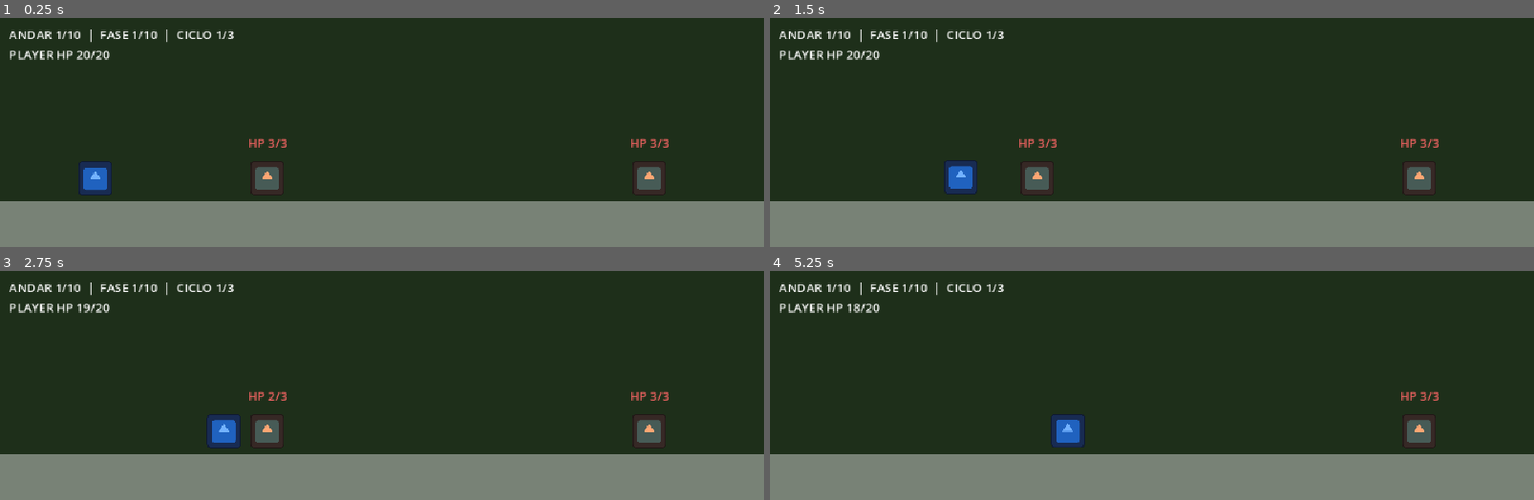
Above: before the commit, frames 1-4 (two rows, left to right).
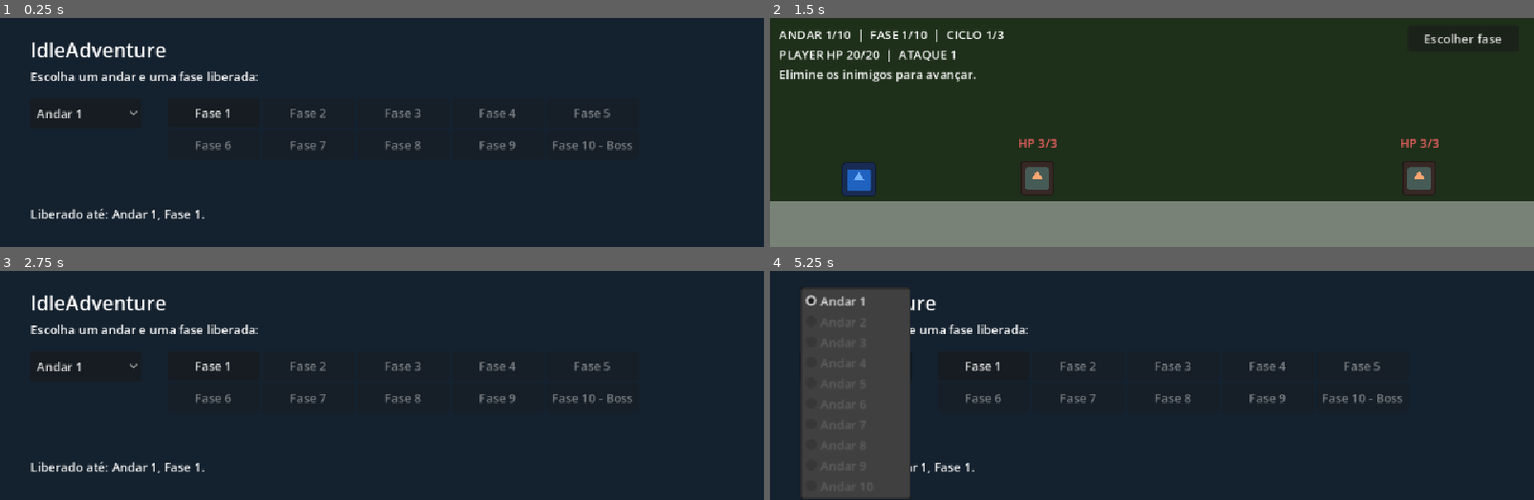
Above: after the commit, the same moments.

Repository: LucasSMFerreira/IdleAdventure
Game: Godot game, scene res://scenes/menu.tscn
Same seed, same stepped clock (60 frames per second), same inputs: the game is played once before the commit and once after it. Before the commit the project starts from res://scenes/main.tscn. The engine's default icon, where the game draws it, is replaced by a stand-in: a white triangle on a blue panel in a dark square.
Inputs (mouse positions are in pixels of both pictures, inside the frame that each line leads up to):
- Up to frame 1 (0.25 s): no input
- Up to frame 2 (1.5 s): click (854, 114) at 0.5 s, where only the run after the commit has a clickable "Andar 1"; click (983, 111) at 1.25 s, where only the run after the commit has a clickable "Fase 1"
- Up to frame 3 (2.75 s): click (695, 291) at 2 s, where only the run after the commit has a clickable "Escolher fase"
- Up to frame 4 (5.25 s): click (854, 367) at 2.75 s, where only the run after the commit has a clickable "Andar 1"; click (983, 364) at 3.5 s, where only the run after the commit has a clickable "Fase 1"; click (1465, 291) at 4.25 s, where only the run after the commit has a clickable "Escolher fase"; click (854, 367) at 5 s, where only the run after the commit has a clickable "Andar 1"

The runs differ from the first frame. In frame 1, 26% of the frame differs, in the area x 0-100%, y 5-100%; in frame 2, 2.3%; in frame 3, 26%; in frame 4, 34%.

Commit message:
Adiciona bosses e escolha de fases

Diff:
--- a/project.godot
+++ b/project.godot
@@ -11,9 +11,13 @@
 [application]
 
 config/name="IdleAdventure"
-run/main_scene="res://scenes/main.tscn"
+run/main_scene="res://scenes/menu.tscn"
 config/features=PackedStringArray("4.7", "Forward Plus")
 config/icon="res://scenes/icon.svg"
+
+[autoload]
+
+EstadoJogo="*res://scripts/estado_jogo.gd"
 
 [display]
 
--- a/scenes/enemy.gd
+++ b/scenes/enemy.gd
@@ -6,27 +6,39 @@
 var vida_maxima = 3
 var vida_atual = vida_maxima
 var dano = 1
+var tipo = "normal"
+var cor_base = Color(1, 0.65, 0.45)
+var escala_base = 0.35
 var alvo: Player
 
 @onready var visual: Sprite2D = $Sprite2D
 @onready var texto_vida: Label = $Vida
 @onready var tempo_ataque: Timer = $TempoAtaque
 
-func configurar(nova_vida: int, novo_dano: int):
+func configurar(nova_vida: int, novo_dano: int, novo_tipo: String = "normal"):
 	vida_maxima = nova_vida
 	vida_atual = nova_vida
 	dano = novo_dano
+	tipo = novo_tipo
+	if tipo == "mini":
+		cor_base = Color(0.75, 0.5, 1)
+		escala_base = 0.45
+	elif tipo == "boss":
+		cor_base = Color(1, 0.85, 0.25)
+		escala_base = 0.55
 
 func _ready():
+	visual.modulate = cor_base
+	visual.scale = Vector2(escala_base, escala_base)
 	_atualizar_vida()
 
-func receber_dano(dano: int):
+func receber_dano(valor: int):
 	if vida_atual == 0:
 		return
-	vida_atual = maxi(vida_atual - dano, 0)
+	vida_atual = maxi(vida_atual - valor, 0)
 	_atualizar_vida()
 	visual.modulate = Color(1, 0.25, 0.25)
-	create_tween().tween_property(visual, "modulate", Color(1, 0.65, 0.45), 0.3)
+	create_tween().tween_property(visual, "modulate", cor_base, 0.3)
 	if vida_atual == 0:
 		tempo_ataque.stop()
 		var saida = create_tween()
@@ -47,8 +59,9 @@
 func _atacar():
 	if vida_atual > 0 and is_instance_valid(alvo) and not alvo.derrotado:
 		atacou.emit(alvo, dano)
-		visual.scale = Vector2(0.42, 0.42)
-		create_tween().tween_property(visual, "scale", Vector2(0.35, 0.35), 0.2)
+		visual.scale = Vector2(escala_base + 0.07, escala_base + 0.07)
+		create_tween().tween_property(visual, "scale", Vector2(escala_base, escala_base), 0.2)
 
 func _atualizar_vida():
-	texto_vida.text = "HP %d/%d" % [vida_atual, vida_maxima]
+	var nome = "MINI BOSS " if tipo == "mini" else ("BOSS " if tipo == "boss" else "")
+	texto_vida.text = "%sHP %d/%d" % [nome, vida_atual, vida_maxima]
--- a/scenes/main.gd
+++ b/scenes/main.gd
@@ -7,6 +7,7 @@
 @onready var ground: ColorRect = $Ground
 @onready var texto_fase: Label = $Interface/Fase
 @onready var texto_player: Label = $Interface/VidaPlayer
+@onready var objetivo: Label = $Interface/Objetivo
 @onready var reinicio: Timer = $Reinicio
 
 var andar_atual = 1
@@ -17,6 +18,9 @@
 var torre_concluida = false
 
 func _ready():
+	andar_atual = EstadoJogo.andar_escolhido
+	fase_atual = EstadoJogo.fase_escolhida
+	player.configurar_melhorias(EstadoJogo.maior_fase_liberada)
 	_on_player_vida_mudou(player.vida_atual, player.vida_maxima)
 	_criar_onda()
 
@@ -28,22 +32,24 @@
 		_avancar.call_deferred()
 
 func _avancar():
-	if andar_atual == Progressao.TOTAL_ANDARES and fase_atual == Progressao.FASES_POR_ANDAR and ciclo_atual == Progressao.CICLOS_POR_FASE:
-		torre_concluida = true
-		player.velocidade = 0.0
-		texto_fase.text = "TORRE CONCLUÍDA!  |  %d ANDARES" % Progressao.TOTAL_ANDARES
-		return
 	if ciclo_atual < Progressao.CICLOS_POR_FASE:
 		ciclo_atual += 1
 		player.curar(4)
 	else:
+		EstadoJogo.liberar_proxima(andar_atual, fase_atual)
+		if andar_atual == Progressao.TOTAL_ANDARES and fase_atual == Progressao.FASES_POR_ANDAR:
+			torre_concluida = true
+			player.velocidade = 0.0
+			texto_fase.text = "TORRE CONCLUÍDA!  |  %d ANDARES" % Progressao.TOTAL_ANDARES
+			objetivo.text = "Você venceu o último boss."
+			return
 		ciclo_atual = 1
 		if fase_atual < Progressao.FASES_POR_ANDAR:
 			fase_atual += 1
 		else:
 			fase_atual = 1
 			andar_atual += 1
-		player.curar(player.vida_maxima)
+		player.configurar_melhorias(EstadoJogo.maior_fase_liberada)
 	player.position = Vector2(100, 210)
 	_criar_onda()
 	trocando_ciclo = false
@@ -53,24 +59,38 @@
 	var cor = Color.from_hsv(float((andar_atual + 2) % 10) / 10.0, 0.45, 0.18 + fase_atual * 0.005)
 	background.color = cor
 	ground.color = cor.lightened(0.4)
-	var quantidade = Progressao.quantidade_inimigos(andar_atual, fase_atual, ciclo_atual)
-	for indice in range(quantidade):
-		var inimigo: Enemy = cena_inimigo.instantiate()
-		inimigo.configurar(Progressao.vida_inimigo(andar_atual, fase_atual), Progressao.dano_inimigo(andar_atual))
-		add_child(inimigo)
-		inimigo.position = Vector2(350 + int(500.0 * indice / maxi(quantidade - 1, 1)), 210)
-		inimigo.atacou.connect(_on_inimigo_atacou)
+	if ciclo_atual == Progressao.CICLOS_POR_FASE:
+		var guardas = Progressao.guardas_de_chefe(andar_atual, fase_atual)
+		for indice in range(guardas):
+			var x = 450 if guardas == 1 else 350 + int(350.0 * indice / (guardas - 1))
+			_criar_inimigo(x, Progressao.vida_inimigo(andar_atual, fase_atual), Progressao.dano_inimigo(andar_atual), "normal")
+		var tipo = "boss" if fase_atual == Progressao.FASES_POR_ANDAR else "mini"
+		_criar_inimigo(850, Progressao.vida_chefe(andar_atual, fase_atual), Progressao.dano_chefe(andar_atual, fase_atual), tipo)
+		objetivo.text = "Boss do andar" if tipo == "boss" else "Mini boss da fase"
+	else:
+		var quantidade = Progressao.quantidade_inimigos(andar_atual, fase_atual, ciclo_atual)
+		for indice in range(quantidade):
+			var x = 350 + int(500.0 * indice / maxi(quantidade - 1, 1))
+			_criar_inimigo(x, Progressao.vida_inimigo(andar_atual, fase_atual), Progressao.dano_inimigo(andar_atual), "normal")
+		objetivo.text = "Elimine os inimigos para avançar."
+
+func _criar_inimigo(x: int, vida: int, dano: int, tipo: String):
+	var inimigo: Enemy = cena_inimigo.instantiate()
+	inimigo.configurar(vida, dano, tipo)
+	add_child(inimigo)
+	inimigo.position = Vector2(x, 210)
+	inimigo.atacou.connect(_on_inimigo_atacou)
 
 func _on_player_atacou(alvo: Enemy):
 	if is_instance_valid(alvo):
-		alvo.receber_dano(1)
+		alvo.receber_dano(player.dano)
 
 func _on_inimigo_atacou(alvo: Player, dano: int):
 	if alvo == player and not em_derrota:
 		player.receber_dano(dano)
 
 func _on_player_vida_mudou(atual: int, maxima: int):
-	texto_player.text = "PLAYER HP %d/%d" % [atual, maxima]
+	texto_player.text = "PLAYER HP %d/%d  |  ATAQUE %d" % [atual, maxima, player.dano]
 
 func _on_player_morreu():
 	em_derrota = true
@@ -86,3 +106,6 @@
 	player.position = Vector2(100, 210)
 	_criar_onda()
 	em_derrota = false
+
+func _on_menu_pressed():
+	get_tree().change_scene_to_file("res://scenes/menu.tscn")
--- a/scenes/main.tscn
+++ b/scenes/main.tscn
@@ -39,10 +39,25 @@
 offset_bottom = 60.0
 text = "PLAYER HP 20/20"
 
+[node name="Objetivo" type="Label" parent="Interface"]
+offset_left = 12.0
+offset_top = 62.0
+offset_right = 360.0
+offset_bottom = 86.0
+text = "Elimine os inimigos para avançar."
+
+[node name="Menu" type="Button" parent="Interface"]
+offset_left = 835.0
+offset_top = 10.0
+offset_right = 980.0
+offset_bottom = 44.0
+text = "Escolher fase"
+
 [node name="Reinicio" type="Timer" parent="."]
 wait_time = 2.0
 one_shot = true
 
+[connection signal="pressed" from="Interface/Menu" to="." method="_on_menu_pressed"]
 [connection signal="atacou" from="Player" to="." method="_on_player_atacou"]
 [connection signal="vida_mudou" from="Player" to="." method="_on_player_vida_mudou"]
 [connection signal="morreu" from="Player" to="." method="_on_player_morreu"]
--- /dev/null
+++ b/scenes/menu.gd
@@ -0,0 +1,33 @@
+extends Control
+
+@onready var escolha_andar: OptionButton = $Andar
+@onready var lista_fases: GridContainer = $Fases
+@onready var estado: Label = $Estado
+
+func _ready():
+	var ultimo_andar = int((EstadoJogo.maior_fase_liberada - 1) / Progressao.FASES_POR_ANDAR) + 1
+	for andar in range(1, Progressao.TOTAL_ANDARES + 1):
+		escolha_andar.add_item("Andar %d" % andar)
+		escolha_andar.set_item_disabled(andar - 1, andar > ultimo_andar)
+	escolha_andar.select(clampi(EstadoJogo.andar_escolhido, 1, ultimo_andar) - 1)
+	escolha_andar.item_selected.connect(_mostrar_fases)
+	_mostrar_fases(escolha_andar.selected)
+
+func _mostrar_fases(indice: int):
+	for botao in lista_fases.get_children():
+		botao.free()
+	var andar = indice + 1
+	for fase in range(1, Progressao.FASES_POR_ANDAR + 1):
+		var botao = Button.new()
+		botao.custom_minimum_size = Vector2(120, 38)
+		botao.text = "Fase 10 - Boss" if fase == 10 else "Fase %d" % fase
+		botao.disabled = (andar - 1) * Progressao.FASES_POR_ANDAR + fase > EstadoJogo.maior_fase_liberada
+		botao.pressed.connect(_iniciar_fase.bind(andar, fase))
+		lista_fases.add_child(botao)
+	var ultimo_andar = int((EstadoJogo.maior_fase_liberada - 1) / Progressao.FASES_POR_ANDAR) + 1
+	var ultima_fase = (EstadoJogo.maior_fase_liberada - 1) % Progressao.FASES_POR_ANDAR + 1
+	estado.text = "Torre concluída! Você pode revisitar qualquer fase." if EstadoJogo.torre_concluida else "Liberado até: Andar %d, Fase %d." % [ultimo_andar, ultima_fase]
+
+func _iniciar_fase(andar: int, fase: int):
+	if EstadoJogo.selecionar_fase(andar, fase):
+		get_tree().change_scene_to_file("res://scenes/main.tscn")
--- /dev/null
+++ b/scenes/menu.tscn
@@ -0,0 +1,49 @@
+[gd_scene format=3]
+
+[ext_resource type="Script" path="res://scenes/menu.gd" id="1_menu"]
+
+[node name="Menu" type="Control"]
+offset_right = 1000.0
+offset_bottom = 300.0
+script = ExtResource("1_menu")
+
+[node name="Fundo" type="ColorRect" parent="."]
+offset_right = 1000.0
+offset_bottom = 300.0
+mouse_filter = 2
+color = Color(0.08, 0.13, 0.18, 1)
+
+[node name="Titulo" type="Label" parent="."]
+offset_left = 40.0
+offset_top = 24.0
+offset_right = 500.0
+offset_bottom = 60.0
+theme_override_font_sizes/font_size = 26
+text = "IdleAdventure"
+
+[node name="Instrucao" type="Label" parent="."]
+offset_left = 40.0
+offset_top = 65.0
+offset_right = 650.0
+offset_bottom = 90.0
+text = "Escolha um andar e uma fase liberada:"
+
+[node name="Andar" type="OptionButton" parent="."]
+offset_left = 40.0
+offset_top = 105.0
+offset_right = 185.0
+offset_bottom = 145.0
+
+[node name="Fases" type="GridContainer" parent="."]
+offset_left = 220.0
+offset_top = 105.0
+offset_right = 900.0
+offset_bottom = 205.0
+columns = 5
+
+[node name="Estado" type="Label" parent="."]
+offset_left = 40.0
+offset_top = 245.0
+offset_right = 800.0
+offset_bottom = 270.0
+text = "Liberado até: Andar 1, Fase 1."
--- a/scenes/player.gd
+++ b/scenes/player.gd
@@ -6,6 +6,7 @@
 signal morreu
 
 var velocidade = 100.0
+var dano = 1
 var vida_maxima = 20
 var vida_atual = vida_maxima
 var derrotado = false
@@ -80,6 +81,12 @@
 	alvo = null
 	inimigo_perto = false
 
+func configurar_melhorias(fases_liberadas: int):
+	vida_maxima = 20 + mini(fases_liberadas - 1, 40)
+	dano = 1 + mini(int((fases_liberadas - 1) / 5), 5)
+	vida_atual = vida_maxima
+	vida_mudou.emit(vida_atual, vida_maxima)
+
 func reiniciar():
 	tempo_ataque.stop()
 	tempo_aviso.stop()
--- /dev/null
+++ b/scripts/estado_jogo.gd
@@ -0,0 +1,44 @@
+extends Node
+
+var caminho_save = "user://idle_adventure.json"
+var maior_fase_liberada = 1
+var andar_escolhido = 1
+var fase_escolhida = 1
+var torre_concluida = false
+
+func _ready():
+	carregar()
+	andar_escolhido = int((maior_fase_liberada - 1) / Progressao.FASES_POR_ANDAR) + 1
+	fase_escolhida = (maior_fase_liberada - 1) % Progressao.FASES_POR_ANDAR + 1
+
+func carregar():
+	if not FileAccess.file_exists(caminho_save):
+		return
+	var dados = JSON.parse_string(FileAccess.get_file_as_string(caminho_save))
+	if dados is Dictionary:
+		maior_fase_liberada = clampi(int(dados.get("maior_fase_liberada", 1)), 1, Progressao.TOTAL_ANDARES * Progressao.FASES_POR_ANDAR)
+		torre_concluida = bool(dados.get("torre_concluida", false))
+
+func salvar():
+	var arquivo = FileAccess.open(caminho_save, FileAccess.WRITE)
+	if arquivo:
+		arquivo.store_string(JSON.stringify({
+			"maior_fase_liberada": maior_fase_liberada,
+			"torre_concluida": torre_concluida,
+		}))
+
+func selecionar_fase(andar: int, fase: int) -> bool:
+	var indice = (andar - 1) * Progressao.FASES_POR_ANDAR + fase
+	if andar < 1 or andar > Progressao.TOTAL_ANDARES or fase < 1 or fase > Progressao.FASES_POR_ANDAR or indice > maior_fase_liberada:
+		return false
+	andar_escolhido = andar
+	fase_escolhida = fase
+	return true
+
+func liberar_proxima(andar: int, fase: int):
+	var indice = (andar - 1) * Progressao.FASES_POR_ANDAR + fase
+	if indice == Progressao.TOTAL_ANDARES * Progressao.FASES_POR_ANDAR:
+		torre_concluida = true
+	else:
+		maior_fase_liberada = maxi(maior_fase_liberada, indice + 1)
+	salvar()
--- a/scripts/progressao.gd
+++ b/scripts/progressao.gd
@@ -5,7 +5,12 @@
 const FASES_POR_ANDAR = 10
 const CICLOS_POR_FASE = 3
 
+static func guardas_de_chefe(andar: int, fase: int) -> int:
+	return mini(1 + int((fase - 1) / 3) + int((andar - 1) / 3), 4)
+
 static func quantidade_inimigos(andar: int, fase: int, ciclo: int) -> int:
+	if ciclo == CICLOS_POR_FASE:
+		return guardas_de_chefe(andar, fase) + 1
 	return mini(2 + int((fase - 1) / 3) + int((andar - 1) / 3) + ciclo - 1, 6)
 
 static func vida_inimigo(andar: int, fase: int) -> int:
@@ -13,3 +18,10 @@
 
 static func dano_inimigo(andar: int) -> int:
 	return 1 + int((andar - 1) / 3)
+
+static func vida_chefe(andar: int, fase: int) -> int:
+	var vida = vida_inimigo(andar, fase)
+	return vida * 2 + 4 if fase == FASES_POR_ANDAR else vida + 3
+
+static func dano_chefe(andar: int, fase: int) -> int:
+	return dano_inimigo(andar) + (2 if fase == FASES_POR_ANDAR else 1)
Not shown, added: scenes/menu.gd.uid
Not shown, added: scripts/estado_jogo.gd.uid
